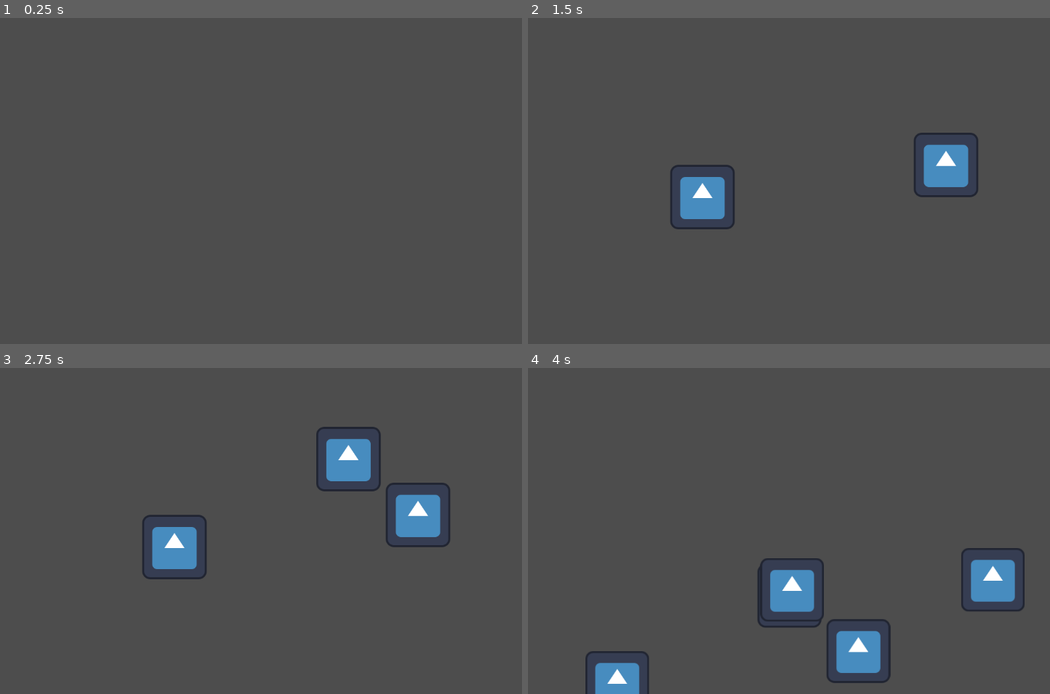
Above: before the commit, frames 1-4 (two rows, left to right).
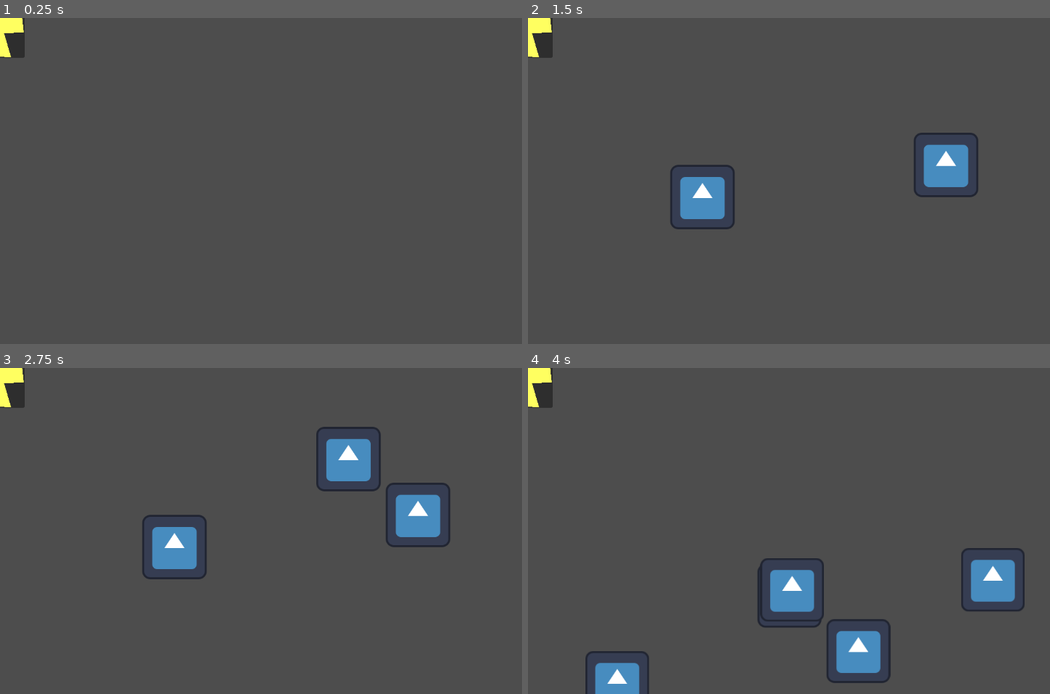
Above: after the commit, the same moments.

Repository: teodosin/karta_proto
Game: Godot game, scene res://main_graph_view/main_graph_view.tscn
The game is run twice, just before and just after one commit, with the same random seed, the same clock (stepped at 60 frames per second) and the same inputs. The engine's default icon, where the game draws it, is replaced by a stand-in: a white triangle on a blue panel in a dark square.
Inputs (mouse positions are in pixels of both pictures, inside the frame that each line leads up to):
- Up to frame 1 (0.25 s): no input
- Up to frame 2 (1.5 s): tap Enter at 0.5 s; move the mouse to (945, 164) at 0.52 s; hold Tab (create_new_node, bound only before the commit) 0.53-1.28 s; tap Space at 1.25 s; move the mouse to (700, 197) at 1.27 s; tap Tab (create_new_node, bound only before the commit) at 1.35 s
- Up to frame 3 (2.75 s): tap Enter at 2 s; move the mouse to (349, 459) at 2.02 s; hold Middle mouse button (panCamera) from 2.03 s (still down); tap Tab (create_new_node, bound only before the commit) at 2.3 s
- Up to frame 4 (4 s): tap Space at 2.75 s; move the mouse to (789, 596) at 2.77 s; release Middle mouse button (panCamera) at 2.78 s; tap Mouse wheel up (zoomInCamera) at 2.85 s; tap Tab (create_new_node, bound only before the commit) at 3.05, 3.8 s; tap Enter at 3.5 s; move the mouse to (992, 579) at 3.52 s; hold Mouse wheel down (zoomOutCamera) from 3.53 s (still down)

The runs differ from the first frame. In frame 1, 0.6% of the frame differs, in the area x 0-5%, y 0-13%; in frame 2, 0.6%; in frame 3, 0.6%; in frame 4, 0.6%.

Commit message:
Add AddNode button (WIP)

Diff:
--- /dev/null
+++ b/main_graph_view/AddButton.gd
@@ -0,0 +1,4 @@
+extends Button
+
+func _on_pressed():
+	pass # Replace with function body.
--- /dev/null
+++ b/main_graph_view/AddButton.tscn
@@ -0,0 +1,23 @@
+[gd_scene load_steps=2 format=3 uid="uid://2gtsflwgnr"]
+
+[ext_resource type="Script" path="res://main_graph_view/AddButton.gd" id="1_h2dc8"]
+
+[node name="AddButton" type="Button"]
+anchors_preset = 15
+anchor_right = 1.0
+anchor_bottom = 1.0
+offset_left = -62.0
+offset_top = -67.0
+offset_right = -1091.0
+offset_bottom = -584.0
+grow_horizontal = 2
+grow_vertical = 2
+text = "+"
+script = ExtResource("1_h2dc8")
+
+[node name="Polygon2D" type="Polygon2D" parent="."]
+position = Vector2(-21, -25)
+color = Color(1, 1, 0.380392, 1)
+polygon = PackedVector2Array(55, 33, 56, 78, 19, 78, 18, 111, 60, 108, 66, 153, 117, 155, 103, 107, 142, 106, 139, 73, 95, 68, 84, 26)
+
+[connection signal="pressed" from="." to="." method="_on_pressed"]
--- a/main_graph_view/main_graph_view.gd
+++ b/main_graph_view/main_graph_view.gd
@@ -2,6 +2,8 @@
 
 @onready var node_base = load("res://main_graph_view/nodes/node_base.tscn")
 @onready var wire_base = load("res://main_graph_view/wires/wire_base.tscn")
+
+var nodeInFocus: NodeBase = null
 
 var data_access: DataAccess = DataAccessInMemory.new()
 # Called when the node enters the scene tree for the first time.
@@ -13,9 +15,8 @@
 	pass
 
 func _input(event):
-	if event.is_action_pressed("create_new_node"):
+	if event.is_action_pressed("createNewNode"):
 		createNode()
-
 
 
 func createNode():
--- a/main_graph_view/main_graph_view.tscn
+++ b/main_graph_view/main_graph_view.tscn
@@ -1,7 +1,8 @@
-[gd_scene load_steps=3 format=3 uid="uid://cun1l1kswppkw"]
+[gd_scene load_steps=4 format=3 uid="uid://cun1l1kswppkw"]
 
 [ext_resource type="Script" path="res://main_graph_view/GraphViewCamera.gd" id="1_bnjw7"]
 [ext_resource type="Script" path="res://main_graph_view/main_graph_view.gd" id="1_irfyb"]
+[ext_resource type="PackedScene" uid="uid://2gtsflwgnr" path="res://main_graph_view/AddButton.tscn" id="3_q0bio"]
 
 [node name="MainGraphView" type="Node2D"]
 script = ExtResource("1_irfyb")
@@ -9,3 +10,11 @@
 [node name="GraphViewCamera" type="Camera2D" parent="."]
 current = true
 script = ExtResource("1_bnjw7")
+
+[node name="CanvasLayer" type="CanvasLayer" parent="."]
+
+[node name="AddButton" parent="CanvasLayer" instance=ExtResource("3_q0bio")]
+offset_left = -74.0
+offset_top = -52.0
+offset_right = -1103.0
+offset_bottom = -569.0
--- /dev/null
+++ b/main_graph_view/wires/wire_base.gd
@@ -0,0 +1,12 @@
+class_name WireBase
+extends Line2D
+
+
+# Called when the node enters the scene tree for the first time.
+func _ready():
+	pass # Replace with function body.
+
+
+# Called every frame. 'delta' is the elapsed time since the previous frame.
+func _process(delta):
+	pass
--- a/main_graph_view/wires/wire_base.tscn
+++ b/main_graph_view/wires/wire_base.tscn
@@ -1,3 +1,6 @@
-[gd_scene format=3 uid="uid://cjnan6x56k2hq"]
+[gd_scene load_steps=2 format=3 uid="uid://cjnan6x56k2hq"]
 
-[node name="WireBase" type="Node2D"]
+[ext_resource type="Script" path="res://main_graph_view/wires/wire_base.gd" id="1_i4u06"]
+
+[node name="WireBase" type="Line2D"]
+script = ExtResource("1_i4u06")
--- a/project.godot
+++ b/project.godot
@@ -23,11 +23,17 @@
 "class": &"NodeBase",
 "language": &"GDScript",
 "path": "res://main_graph_view/nodes/node_base.gd"
+}, {
+"base": "Line2D",
+"class": &"WireBase",
+"language": &"GDScript",
+"path": "res://main_graph_view/wires/wire_base.gd"
 }]
 _global_script_class_icons={
 "DataAccess": "",
 "DataAccessInMemory": "",
-"NodeBase": ""
+"NodeBase": "",
+"WireBase": ""
 }
 
 [application]
@@ -54,8 +60,13 @@
 "events": [Object(InputEventMouseButton,"resource_local_to_scene":false,"resource_name":"","device":-1,"window_id":0,"a …(236 unchanged characters)…
 ]
 }
-create_new_node={
+createNewNode={
 "deadzone": 0.5,
-"events": [Object(InputEventKey,"resource_local_to_scene":false,"resource_name":"","device":0,"window_id":0,"alt_pressed":false,"shift_pressed":false,"ctrl_pressed":false,"meta_pressed":false,"pressed":false,"keycode":0,"physical_keycode":4194306,"unicode":0,"echo":false,"script":null)
+"events": [Object(InputEventKey,"resource_local_to_scene":false,"resource_name":"","device":0,"window_id":0,"alt_pressed":false,"shift_pressed":false,"ctrl_pressed":false,"meta_pressed":false,"pressed":false,"keycode":4194306,"physical_keycode":0,"unicode":0,"echo":false,"script":null)
 ]
 }
+mouseLeft={
+"deadzone": 0.5,
+"events": [Object(InputEventMouseButton,"resource_local_to_scene":false,"resource_name":"","device":-1,"window_id":0,"alt_pressed":false,"shift_pressed":false,"ctrl_pressed":false,"meta_pressed":false,"button_mask":0,"position":Vector2(0, 0),"global_position":Vector2(0, 0),"factor":1.0,"button_index":1,"pressed":false,"double_click":false,"script":null)
+]
+}
